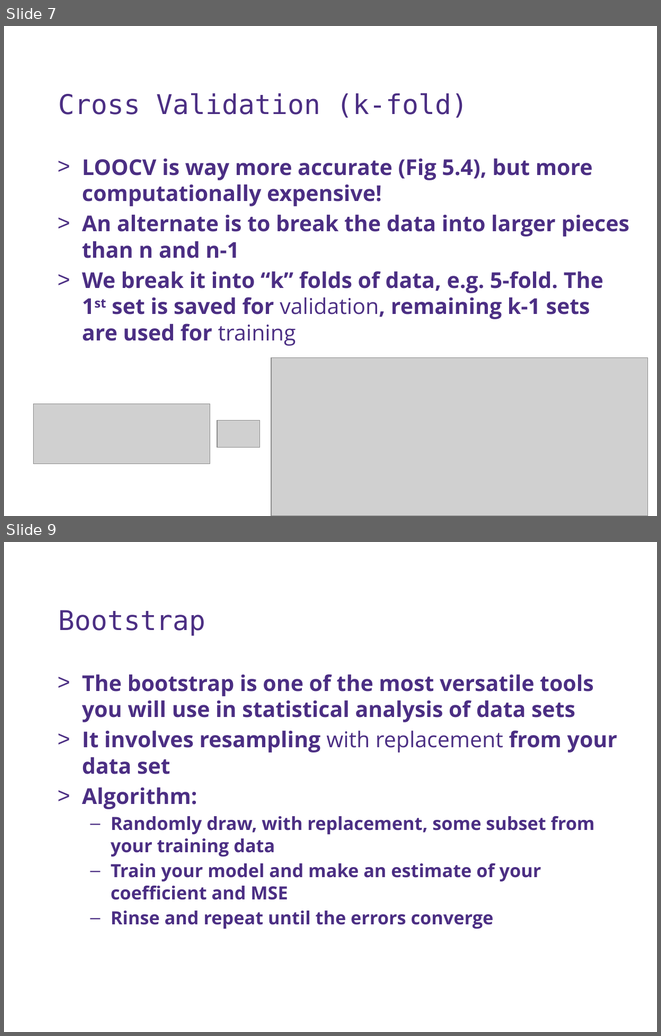
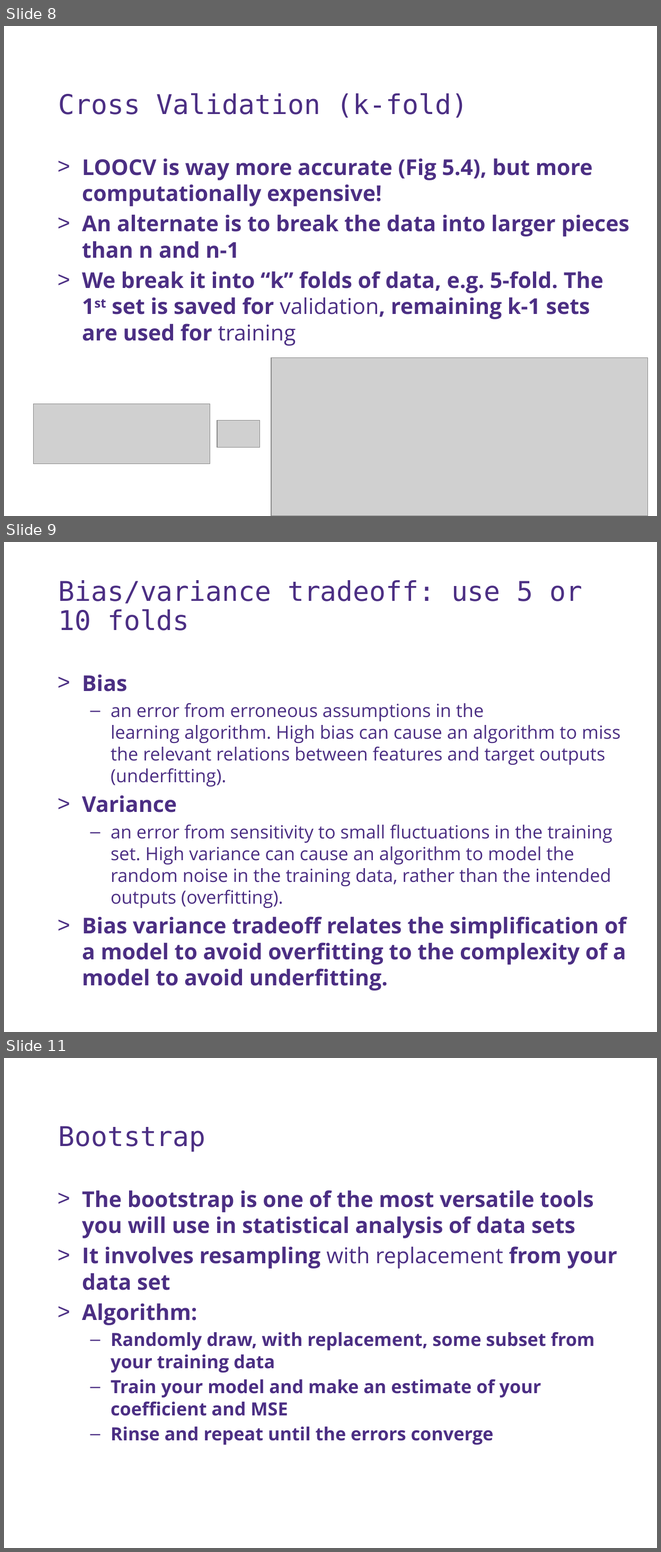
Before and after one commit to UWDIRECT/UWDIRECT.github.io, a slide deck: Wi18_content/DSMCER/L11.SubsetsRegularlization.pptx. Shown one above the other, each under a label of ours: slides 7 and 9 before the commit, slides 8, 9 and 11 after it; the slides between them are not shown. The pictures are 661x1036 and 661x1552 pixels, drawn with LibreOffice and Linux fonts; fonts in the diff are those of the drawing; grey boxes stand for pictures; background and template pictures are left out. Boxes give left, top, right and bottom in pixels: in the first picture for what was removed or moved away, otherwise in the second. Text is boxed around its words. In the diff, an @@ line names an element or a change of style, - is before the commit and + after.

```diff
--- a/Wi18_content/DSMCER/L11.SubsetsRegularlization.pptx
+++ b/Wi18_content/DSMCER/L11.SubsetsRegularlization.pptx
@@ slide 9 added at (x1=4, y1=542, x2=657, y2=1032), background #FFFFFF @@
@@ text added at (x1=59, y1=580, x2=582, y2=631), 30 pt, text #4B2E83 @@
+Bias/variance tradeoff: use 5 or 10 folds
@@ text added at (x1=82, y1=674, x2=626, y2=964), 20 pt, text #4B2E83 @@
+> Bias
+  – an error from erroneous assumptions in the learning algorithm. High bias can cause an algorithm to miss the relevant relations between features and target outputs (underfitting).
+> Variance
+  – an error from sensitivity to small fluctuations in the training set. High variance can cause an algorithm to model the random noise in the training data, rather than the intended outputs (overfitting).
+> Bias variance tradeoff relates the simplification of a model to avoid overfitting to the complexity of a model to avoid underfitting.
@@ what was slide 7 is now slide 8 @@
@@ what was slide 9 is now slide 11 @@
```
Also in this commit, not shown: 8 slides changed, 7 other slides added.
